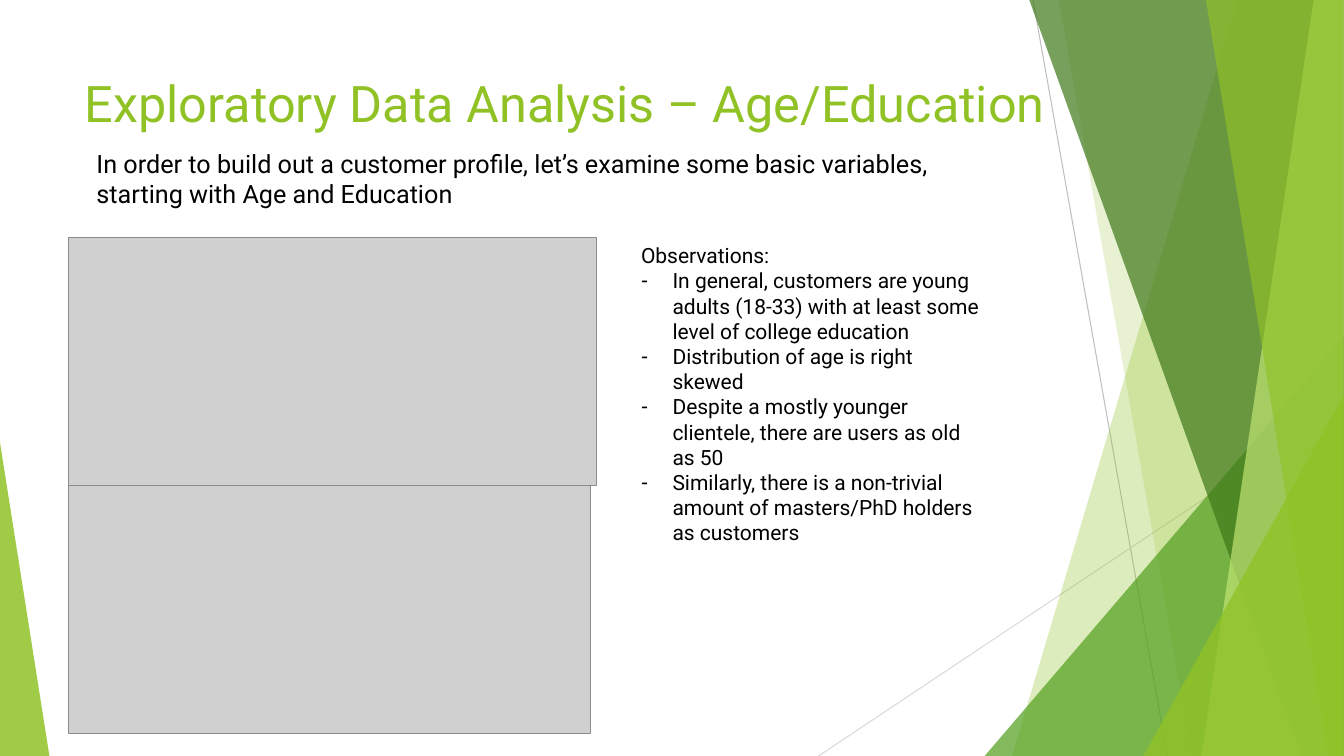
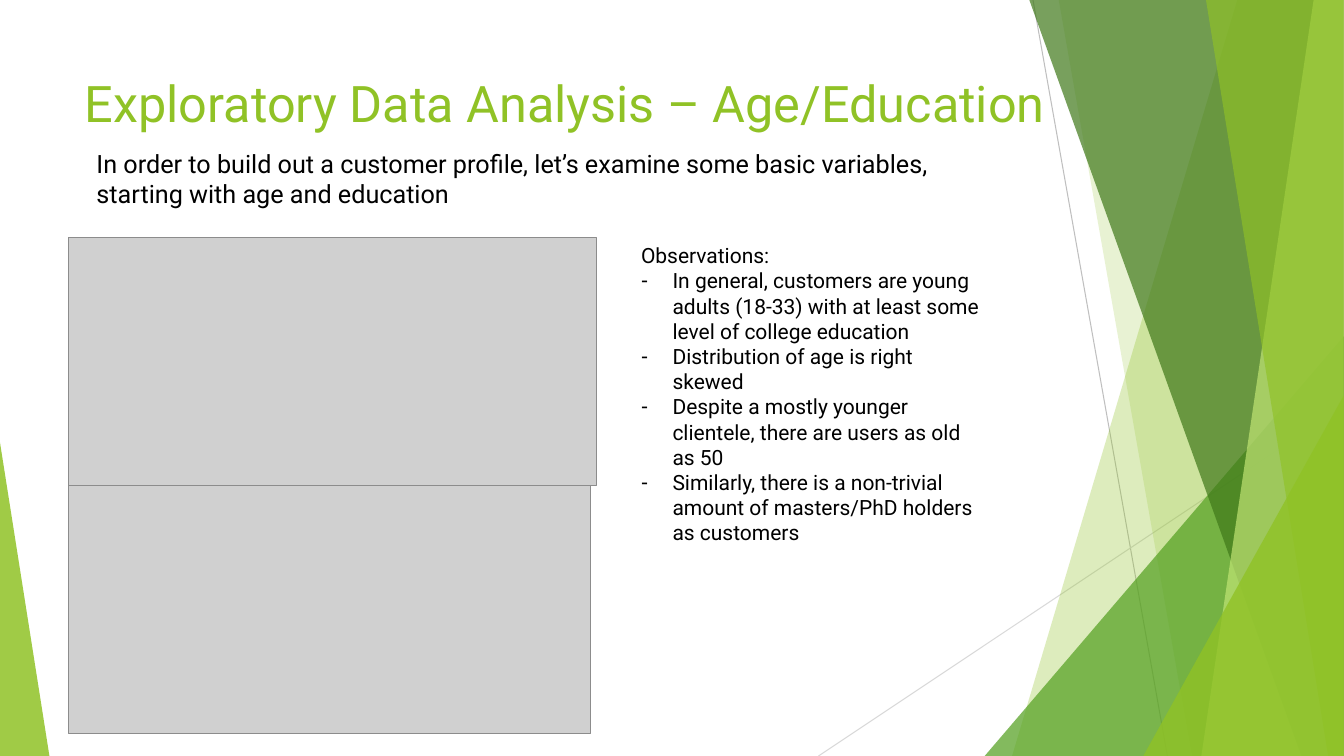
Before and after one commit to hanesi/DSBA-Cert-Course, a slide deck: slide 4 of Module 1/Project/CardioGoodFitnessProject.pptx. Drawn at 1344x756 pixels with LibreOffice and Linux fonts; fonts in the diff are those of the drawing; grey boxes stand for pictures. Boxes give left, top, right and bottom in pixels: in the first picture for what was removed or moved away, otherwise in the second. Text is boxed around its words. In the diff, an @@ line names an element or a change of style, - is before the commit and + after.

```diff
--- a/Module 1/Project/CardioGoodFitnessProject.pptx
+++ b/Module 1/Project/CardioGoodFitnessProject.pptx
@@ text at <box>96,154,928,209</box>: text changed @@
-In order to build out a customer profile, let’s examine some basic variables, starting with Age and Education
+In order to build out a customer profile, let’s examine some basic variables, starting with age and education
```
Also in this commit, not shown: 1 other slide changed.
